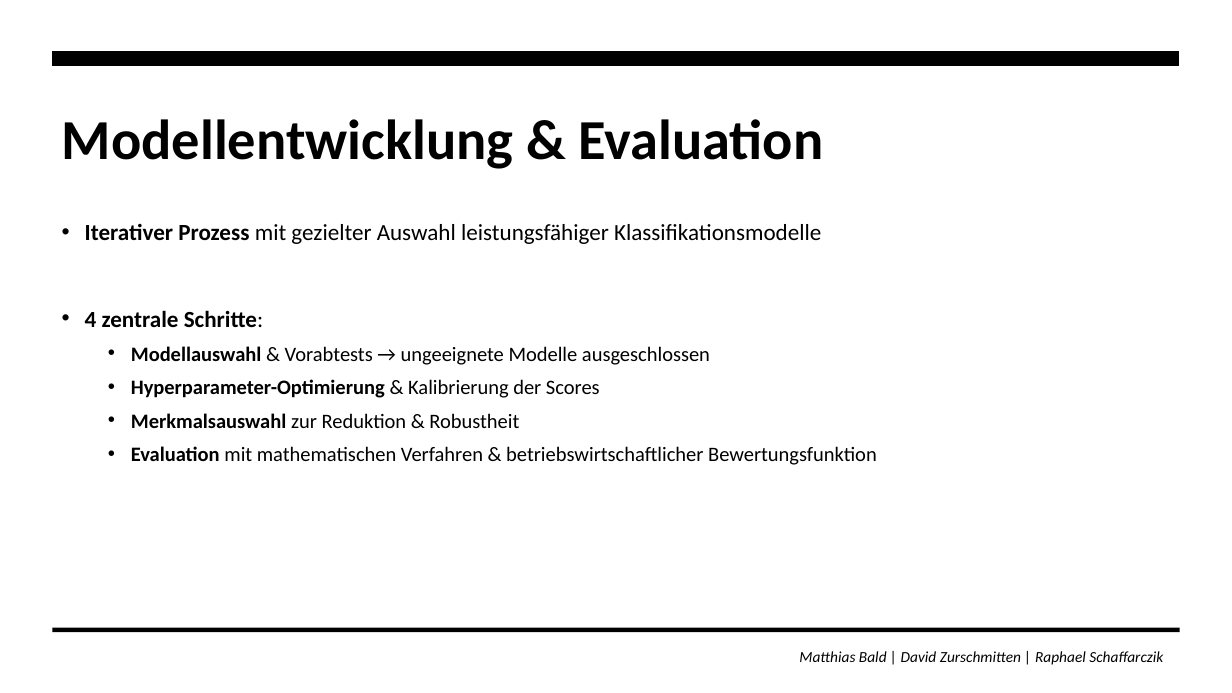
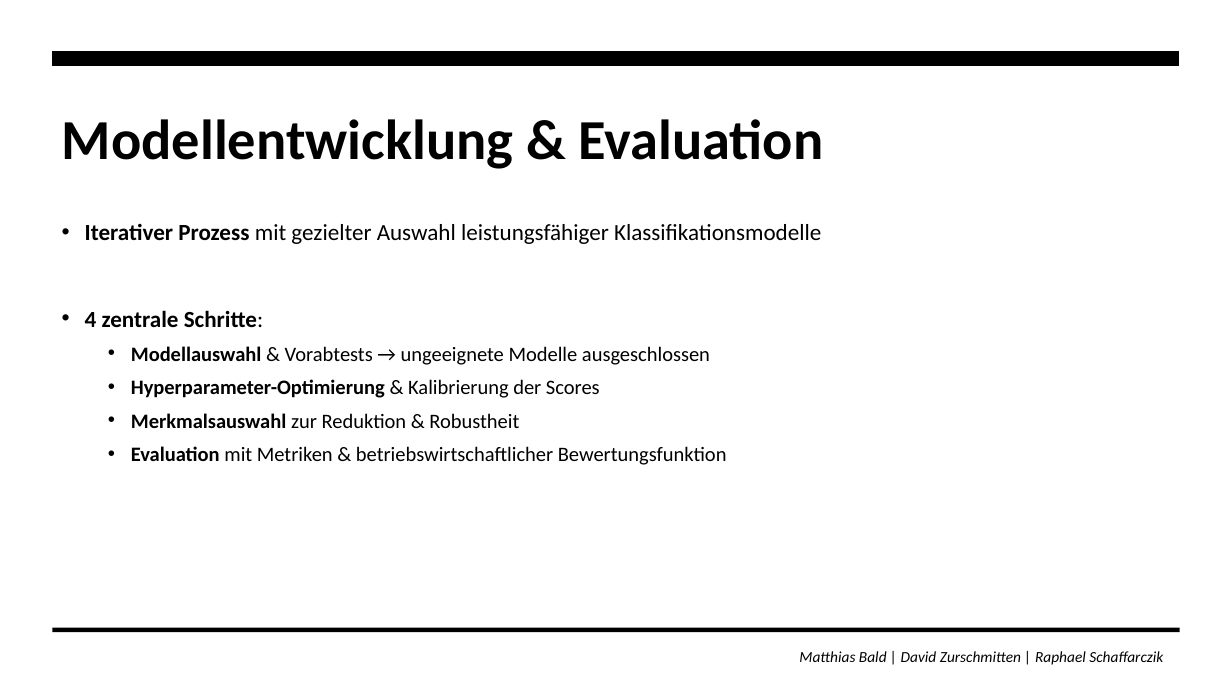
Before and after one commit to zurdavid/projektpraktikum-datascience, a slide deck: slide 56 of präsentationen/Abschlusspräsentation_Entwurf.pptx (slide 58 before the commit). Drawn at 1232x693 pixels with LibreOffice and Linux fonts; fonts in the diff are those of the drawing. Boxes give left, top, right and bottom in pixels: in the first picture for what was removed or moved away, otherwise in the second. Text is boxed around its words. In the diff, an @@ line names an element or a change of style, - is before the commit and + after.

```diff
--- a/präsentationen/Abschlusspräsentation_Entwurf.pptx
+++ b/präsentationen/Abschlusspräsentation_Entwurf.pptx
@@ text at [131,446,727,465]: text changed @@
-  • Evaluation mit mathematischen Verfahren & betriebswirtschaftlicher Bewertungsfunktion
+  • Evaluation mit Metriken & betriebswirtschaftlicher Bewertungsfunktion
```
Also in this commit, not shown: 9 other slides changed, 1 slide added, 3 slides removed.
